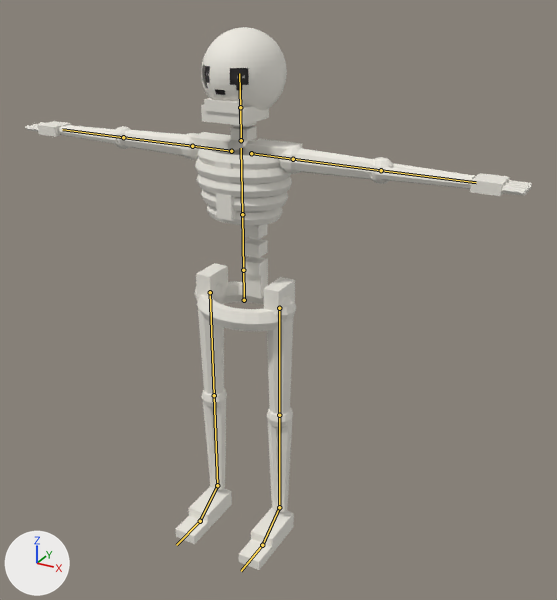
Renders of the FBX model Assets/Resources/Bodies/Skeleton.fbx from each side of a commit.
Camera for both pictures: a camera (50 mm lens) standing at (0.686, -1.117, 1.074) and looking at (0.088, -0.028, 0.53). Lighting does not change. The marker at lower left points along +X, +Y and +Z. The first picture is the older version. The bones that change, and the others that lie on the model, are drawn over the model as lines.

The first picture shows 'SkeletonMesh'.
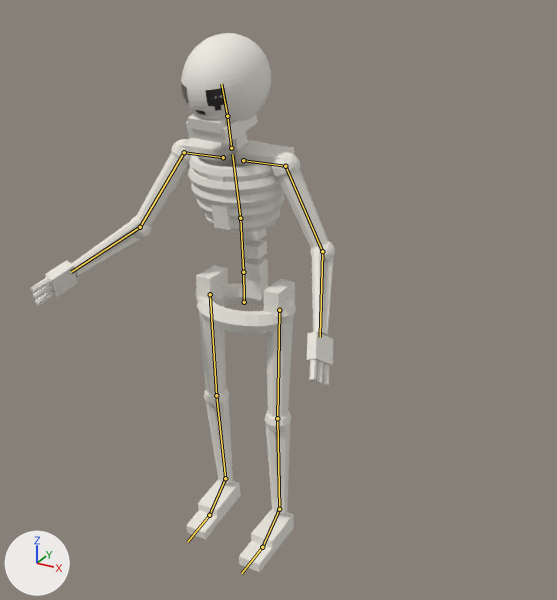
The newer file adds an action. The first version stands in its rest pose; the second is drawn at frame 14 of the action 'Skeleton|Talk'.

Boxes (x1, y1, x2, y2) around the edits, measured in the pictures (557 x 600 px):
'SkeletonMesh', posed (40% narrower)
    before: (26, 27, 532, 570)
    after: (30, 33, 335, 572)
bone 'Hips', root to tip
    before: (244, 300) to (243, 264)
    after: (244, 302) to (243, 267)
bone 'Spine', root to tip
    before: (243, 270) to (242, 214)
    after: (243, 272) to (240, 218)
bone 'Chest', root to tip
    before: (242, 214) to (241, 148)
    after: (240, 218) to (232, 154)
bone 'Neck', root to tip
    before: (241, 140) to (240, 107)
    after: (231, 148) to (227, 116)
bone 'Head', root to tip
    before: (240, 107) to (239, 73)
    after: (227, 116) to (221, 84)
bone 'LeftUpperArm', root to tip
    before: (293, 159) to (381, 170)
    after: (285, 166) to (322, 251)
bone 'LeftLowerArm', root to tip
    before: (381, 170) to (476, 182)
    after: (322, 251) to (320, 337)
bone 'RightUpperArm', root to tip
    before: (192, 146) to (123, 137)
    after: (184, 152) to (140, 227)
bone 'RightLowerArm', root to tip
    before: (123, 137) to (62, 129)
    after: (140, 227) to (71, 272)
bone 'LeftUpperLeg', root to tip
    before: (279, 308) to (279, 415)
    after: (279, 310) to (277, 418)
bone 'LeftLowerLeg', root to tip
    before: (279, 415) to (279, 507)
    after: (277, 418) to (279, 509)
bone 'RightUpperLeg', root to tip
    before: (210, 292) to (214, 395)
    after: (210, 294) to (216, 395)
bone 'RightLowerLeg', root to tip
    before: (214, 395) to (217, 485)
    after: (216, 395) to (225, 478)

The change, as a list of edits to the scene's bpy script:
```text
Change bone_hips:
    where bone_hips = bpy.data.objects['Skeleton'].pose.bones['Hips']
    bone_hips.location: (0.0, 0.0, 0.0) -> (0.0, -0.004, 0.0)
Change bone_spine:
    where bone_spine = bpy.data.objects['Skeleton'].pose.bones['Spine']  # child of 'Hips'
    bone_spine.rotation_quaternion: (1.0, 0.0, 0.0, 0.0) -> (0.999, 0.035, 0.0, 0.0)  # degrees (0, 0, 0) -> degrees (4, 0, 0)
Change bone_chest:
    where bone_chest = bpy.data.objects['Skeleton'].pose.bones['Chest']  # child of 'Spine'
    bone_chest.rotation_quaternion: (1.0, 0.0, 0.0, 0.0) -> (0.999, 0.052, 0.0, 0.0)  # degrees (0, 0, 0) -> degrees (6, 0, 0)
Change bone_neck:
    where bone_neck = bpy.data.objects['Skeleton'].pose.bones['Neck']  # child of 'Chest'
    bone_neck.rotation_quaternion: (1.0, 0.0, 0.0, 0.0) -> (1.0, 0.014, 0.0, 0.0)  # degrees (0, 0, 0) -> degrees (2, 0, 0)
Change bone_head:
    where bone_head = bpy.data.objects['Skeleton'].pose.bones['Head']  # child of 'Neck'
    bone_head.rotation_quaternion: (1.0, 0.0, 0.0, 0.0) -> (0.998, 0.035, -0.052, 0.002)  # degrees (0, 0, 0) -> degrees (4, -6, 0)
Change bone_leftupperarm:
    where bone_leftupperarm = bpy.data.objects['Skeleton'].pose.bones['LeftUpperArm']  # child of 'LeftShoulder'
    bone_leftupperarm.rotation_quaternion: (1.0, 0.0, 0.0, 0.0) -> (0.838, -0.544, -0.029, -0.019)  # degrees (0, 0, 0) -> degrees (-66, -4, 0)
Change bone_leftlowerarm:
    where bone_leftlowerarm = bpy.data.objects['Skeleton'].pose.bones['LeftLowerArm']  # child of 'LeftUpperArm'
    bone_leftlowerarm.rotation_quaternion: (1.0, 0.0, 0.0, 0.0) -> (0.927, 0.0, 0.0, -0.375)  # degrees (0, 0, 0) -> degrees (0, 0, -44)
Change bone_rightupperarm:
    where bone_rightupperarm = bpy.data.objects['Skeleton'].pose.bones['RightUpperArm']  # child of 'RightShoulder'
    bone_rightupperarm.rotation_quaternion: (1.0, 0.0, 0.0, 0.0) -> (0.802, -0.521, 0.245, 0.159)  # degrees (0, 0, 0) -> degrees (-66, 34, 0)
Change bone_rightlowerarm:
    where bone_rightlowerarm = bpy.data.objects['Skeleton'].pose.bones['RightLowerArm']  # child of 'RightUpperArm'
    bone_rightlowerarm.rotation_quaternion: (1.0, 0.0, 0.0, 0.0) -> (0.927, 0.0, 0.0, 0.375)  # degrees (0, 0, 0) -> degrees (0, 0, 44)
Change bone_leftupperleg:
    where bone_leftupperleg = bpy.data.objects['Skeleton'].pose.bones['LeftUpperLeg']  # child of 'Hips'
    bone_leftupperleg.rotation_quaternion: (1.0, 0.0, 0.0, 0.0) -> (1.0, -0.017, 0.0, 0.0)  # degrees (0, 0, 0) -> degrees (-2, 0, 0)
Change bone_leftlowerleg:
    where bone_leftlowerleg = bpy.data.objects['Skeleton'].pose.bones['LeftLowerLeg']  # child of 'LeftUpperLeg'
    bone_leftlowerleg.rotation_quaternion: (1.0, 0.0, 0.0, 0.0) -> (0.999, 0.035, 0.0, 0.0)  # degrees (0, 0, 0) -> degrees (4, 0, 0)
Change bone_rightupperleg:
    where bone_rightupperleg = bpy.data.objects['Skeleton'].pose.bones['RightUpperLeg']  # child of 'Hips'
    bone_rightupperleg.rotation_quaternion: (1.0, 0.0, 0.0, 0.0) -> (1.0, 0.017, 0.0, 0.0)  # degrees (0, 0, 0) -> degrees (2, 0, 0)
Change bone_rightlowerleg:
    where bone_rightlowerleg = bpy.data.objects['Skeleton'].pose.bones['RightLowerLeg']  # child of 'RightUpperLeg'
    bone_rightlowerleg.rotation_quaternion: (1.0, 0.0, 0.0, 0.0) -> (0.999, 0.035, 0.0, 0.0)  # degrees (0, 0, 0) -> degrees (4, 0, 0)
```
